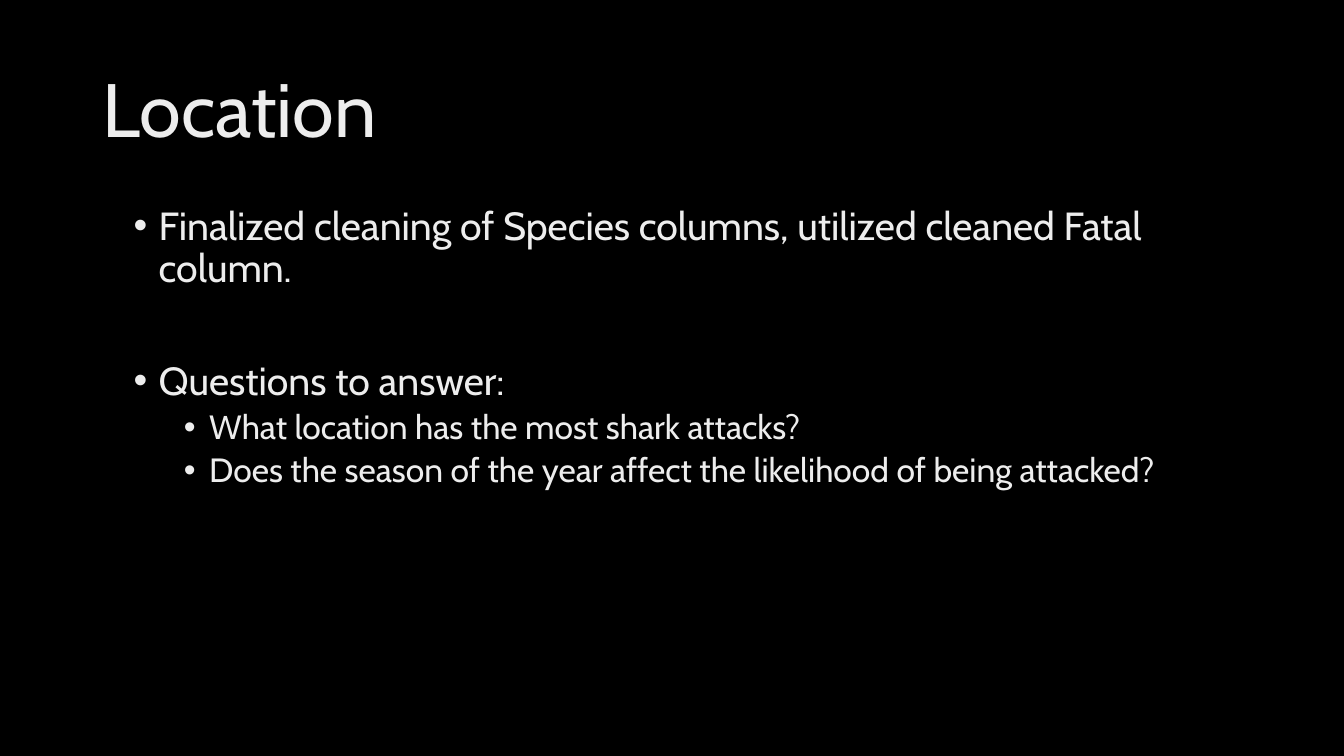
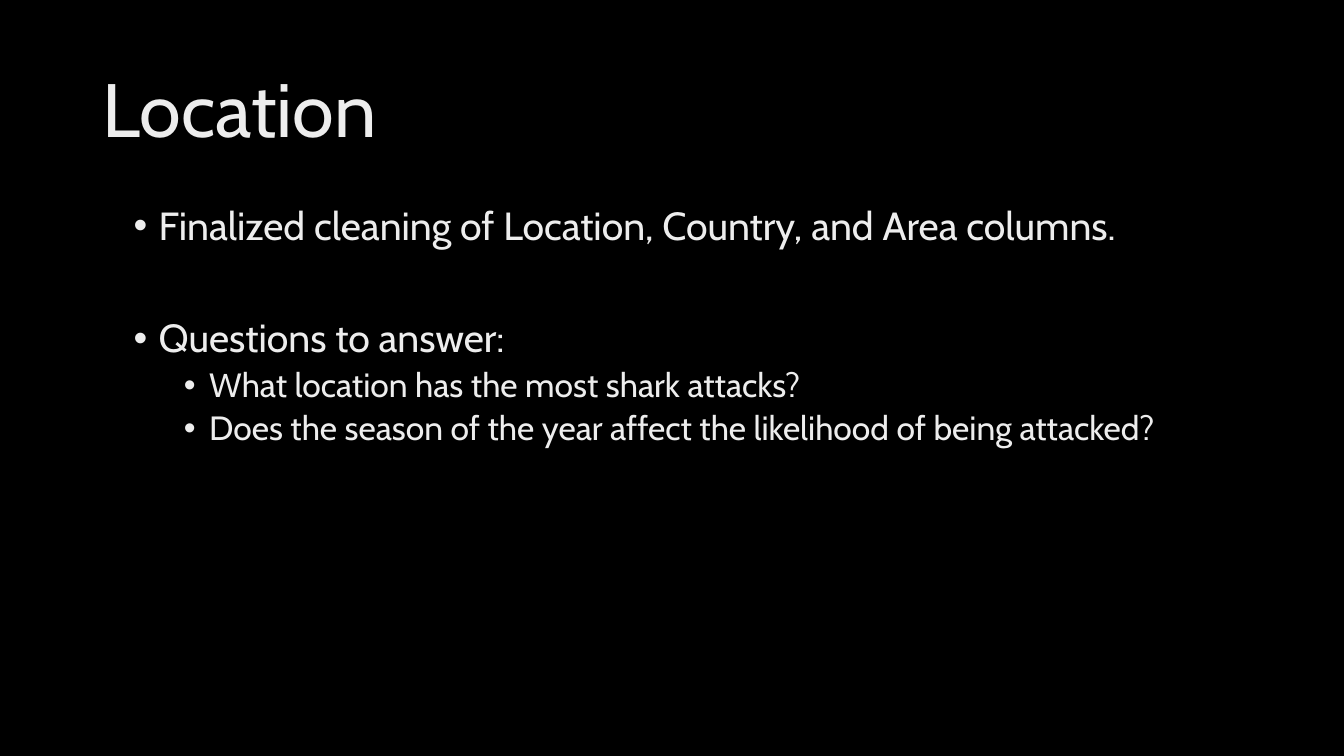
Before and after one commit to staceyj118/Shark-Attacks, a slide deck: slide 4 of Presentation.pptx. Drawn at 1344x756 pixels with LibreOffice and Linux fonts; fonts in the diff are those of the drawing; background and template pictures are left out. Boxes give left, top, right and bottom in pixels: in the first picture for what was removed or moved away, otherwise in the second. Text is boxed around its words. In the diff, an @@ line names an element or a change of style, - is before the commit and + after.

```diff
--- a/Presentation.pptx
+++ b/Presentation.pptx
@@ text at (159, 210, 1115, 249): text changed @@
-• Finalized cleaning of Species columns, utilized cleaned Fatal column.
+• Finalized cleaning of Location, Country, and Area columns.
```
Also in this commit, not shown: 3 other slides changed, 3 slides added, 5 other files.
